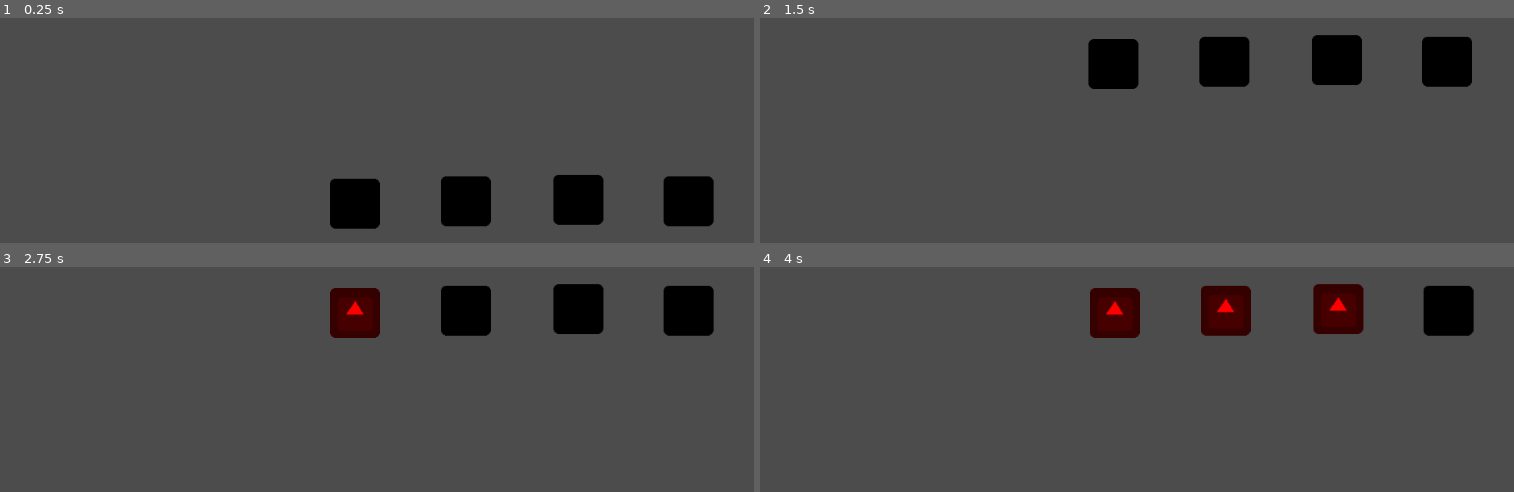
Above: before the commit, frames 1-4 (two rows, left to right).
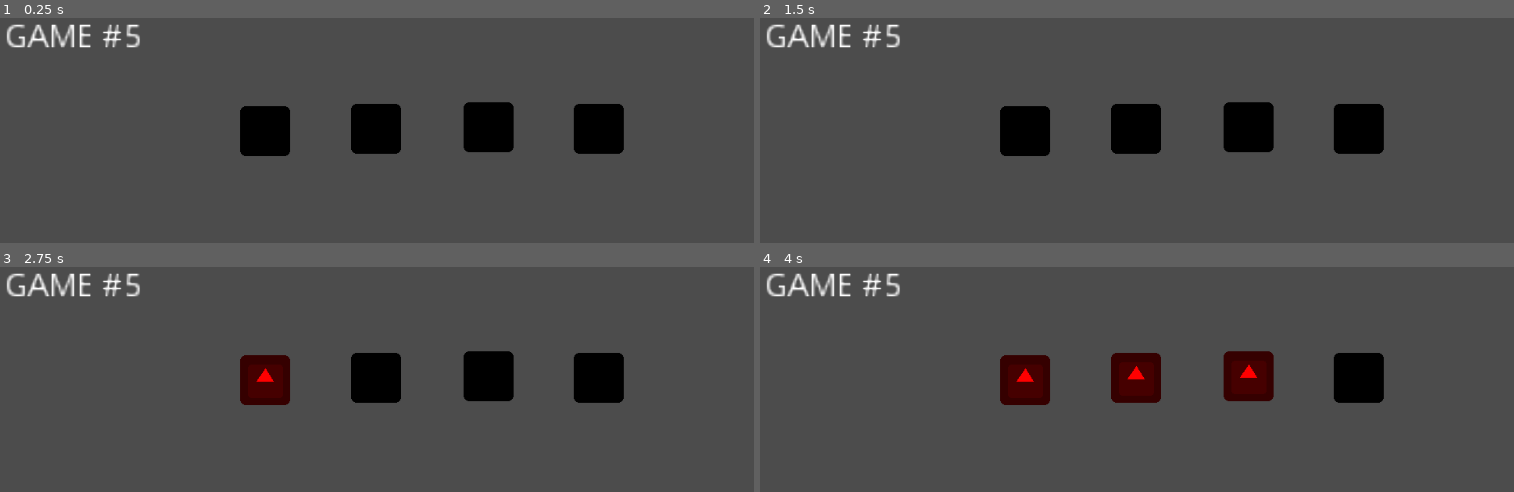
Above: after the commit, the same moments.

Repository: uspgamedev/Blueprint-Blast
Game: Godot game, scene res://test/TestRaceWithAI.tscn
Two runs of this game, one before a commit and one after it. Both use one fixed random seed, a clock stepped at 60 frames per second and the inputs below. This scene is started directly instead of the project's main scene. The engine's default icon, where the game draws it, is replaced by a stand-in: a white triangle on a blue panel in a dark square.
Inputs (mouse positions are in pixels of both pictures, inside the frame that each line leads up to):
- Up to frame 1 (0.25 s): no input
- Up to frame 2 (1.5 s): move the mouse to (1317, 207) at 0.52 s; press the mouse at (1317, 207) at 0.53 s; hold Right (ui_right) 0.53-1.28 s; move the mouse to (outside the picture) at 1.27 s; release the mouse at (outside the picture) at 1.28 s; hold A (reverse) from 1.28 s (still down); tap S (rotate_clockwise) at 1.35 s
- Up to frame 3 (2.75 s): move the mouse to (459, 377) at 2.02 s; release A (reverse) at 2.03 s; hold Right (ui_right) from 2.03 s (still down); hold W (rotate_counter_clockwise) from 2.03 s (still down)
- Up to frame 4 (4 s): tap Enter at 2.75 s; move the mouse to (outside the picture) at 2.77 s; release Right (ui_right) at 2.78 s; release W (rotate_counter_clockwise) at 2.78 s; hold D (accelerate) 2.78-3.53 s; tap Space (shoot) at 2.85, 3.5 s; move the mouse to (outside the picture) at 3.52 s; press the mouse at (outside the picture) at 3.53 s; hold Left (ui_left) from 3.53 s (still down)

The runs differ from the first frame. In frame 1, 13% of the frame differs, in the area x 0-95%, y 2-94%; in frame 2, 13%; in frame 3, 13%; in frame 4, 13%.
Error after the commit: Parse Error: The identifier "AICar" isn't declared in the current scope. (res://race/WinnerListLabel.gd:13)

Commit message:
Add winner list and Goal

Diff:
--- a/project/Global.gd
+++ b/project/Global.gd
@@ -1,6 +1,13 @@
 extends Node
 
-enum RACE_STATE {START, RACE, FINISH}
+enum RACE_STATE {START, RACE}
 
 var race_state = RACE_STATE.START
 var car_refs := []
+var winners := []
+var winner_list_gui
+
+func add_winner(car):
+	if not winners.has(car):
+		winners.append(car)
+		winner_list_gui._on_list_updated(winners)
--- a/project/ai/AICar.gd
+++ b/project/ai/AICar.gd
@@ -1,4 +1,5 @@
 extends BaseCar
+class_name AICar
 
 export var ai_force = 120
 
--- a/project/car/PlayerCarWithWheels.tscn
+++ b/project/car/PlayerCarWithWheels.tscn
@@ -1,9 +1,12 @@
-[gd_scene load_steps=4 format=2]
+[gd_scene load_steps=5 format=2]
 
 [ext_resource path="res://car/PlayerCar.gd" type="Script" id=1]
 [ext_resource path="res://car/WheelWithDull.tscn" type="PackedScene" id=2]
 
 [sub_resource type="ConvexPolygonShape2D" id=1]
+
+[sub_resource type="RectangleShape2D" id=2]
+extents = Vector2( 104.961, 71.6538 )
 
 [node name="PlayerCar" type="RigidBody2D"]
 collision_mask = 6
@@ -23,3 +26,9 @@
 
 [node name="FrontWheel" parent="." instance=ExtResource( 2 )]
 position = Vector2( 78, 40 )
+
+[node name="Area2D" type="Area2D" parent="."]
+visible = false
+
+[node name="CollisionShape2D" type="CollisionShape2D" parent="Area2D"]
+shape = SubResource( 2 )
--- a/project/race/RaceController.gd
+++ b/project/race/RaceController.gd
@@ -6,13 +6,18 @@
 	semaphore_counter += 1
 	match semaphore_counter:
 		2:
-			$Semaphore/light1.modulate = Color.red
+			$HUD/Semaphore/light1.modulate = Color.red
 		3:
-			$Semaphore/light2.modulate = Color.red
+			$HUD/Semaphore/light2.modulate = Color.red
 		4:
-			$Semaphore/light3.modulate = Color.red
+			$HUD/Semaphore/light3.modulate = Color.red
 		5:
-			$Semaphore/light4.modulate = Color.green
+			$HUD/Semaphore/light4.modulate = Color.green
 			Global.race_state = Global.RACE_STATE.RACE
 		7:
-			$Semaphore.hide()
+			$HUD/Semaphore.hide()
+
+func _on_GoalArea2D_area_entered(area):
+	var car = area.get_parent()
+	if car is BaseCar:
+		Global.add_winner(car)
--- /dev/null
+++ b/project/race/WinnerListLabel.gd
@@ -0,0 +1,18 @@
+extends RichTextLabel
+
+# Called when the node enters the scene tree for the first time.
+func _ready():
+	Global.winner_list_gui = self
+
+func _on_list_updated(winners):
+	text = "WINNERS\n"
+
+	var i = 1
+	for winner in winners:
+		text += str(i)
+		if winner is AICar:
+			text += ". PC"
+		else:
+			text += ". Player"
+		text += "\n"
+		i += 1
--- a/project/test/TestRaceWithAI.tscn
+++ b/project/test/TestRaceWithAI.tscn
@@ -1,10 +1,14 @@
-[gd_scene load_steps=6 format=2]
+[gd_scene load_steps=8 format=2]
 
 [ext_resource path="res://race/RaceController.gd" type="Script" id=1]
 [ext_resource path="res://terrain/ProceduralTerrain.tscn" type="PackedScene" id=2]
 [ext_resource path="res://car/PlayerCarWithWheels.tscn" type="PackedScene" id=3]
 [ext_resource path="res://ai/AICar.tscn" type="PackedScene" id=4]
 [ext_resource path="res://icon.png" type="Texture" id=5]
+[ext_resource path="res://race/WinnerListLabel.gd" type="Script" id=6]
+
+[sub_resource type="RectangleShape2D" id=1]
+extents = Vector2( 10, 265.026 )
 
 [node name="RaceController" type="Node"]
 script = ExtResource( 1 )
@@ -27,16 +31,28 @@
 [node name="AICar2" parent="RaceTrack" instance=ExtResource( 4 )]
 position = Vector2( 718.077, -211.549 )
 
+[node name="GoalArea2D" type="Area2D" parent="RaceTrack"]
+position = Vector2( 1066.75, -181.402 )
+
+[node name="CollisionShape2D" type="CollisionShape2D" parent="RaceTrack/GoalArea2D"]
+shape = SubResource( 1 )
+
+[node name="Polygon2D" type="Polygon2D" parent="RaceTrack/GoalArea2D"]
+position = Vector2( 13.2472, -48.5979 )
+polygon = PoolVector2Array( -20, 240, -18.0902, -283.978, 181.362, -217.193, 175.947, 301.743, 155.189, 294.523, 165.117, -81.8186, 1.76477, -161.238, -4.55273, 252.106 )
+
 [node name="SemaphoreTimer" type="Timer" parent="."]
 autostart = true
 
-[node name="Semaphore" type="Control" parent="."]
-margin_left = 0.814514
-margin_top = 119.732
-margin_right = 40.8145
-margin_bottom = 159.732
+[node name="HUD" type="CanvasLayer" parent="."]
 
-[node name="light1" type="TextureRect" parent="Semaphore"]
+[node name="Semaphore" type="Control" parent="HUD"]
+margin_left = 192.699
+margin_top = 513.524
+margin_right = 232.699
+margin_bottom = 553.524
+
+[node name="light1" type="TextureRect" parent="HUD/Semaphore"]
 modulate = Color( 0, 0, 0, 1 )
 margin_left = 139.945
 margin_top = -373.834
@@ -44,7 +60,7 @@
 margin_bottom = -373.834
 texture = ExtResource( 5 )
 
-[node name="light2" type="TextureRect" parent="Semaphore"]
+[node name="light2" type="TextureRect" parent="HUD/Semaphore"]
 modulate = Color( 0, 0, 0, 1 )
 margin_left = 282.484
 margin_top = -377.092
@@ -52,7 +68,7 @@
 margin_bottom = -313.092
 texture = ExtResource( 5 )
 
-[node name="light3" type="TextureRect" parent="Semaphore"]
+[node name="light3" type="TextureRect" parent="HUD/Semaphore"]
 modulate = Color( 0, 0, 0, 1 )
 margin_left = 425.837
 margin_top = -378.721
@@ -60,11 +76,21 @@
 margin_bottom = -314.721
 texture = ExtResource( 5 )
 
-[node name="light4" type="TextureRect" parent="Semaphore"]
+[node name="light4" type="TextureRect" parent="HUD/Semaphore"]
 modulate = Color( 0, 0, 0, 1 )
 margin_left = 566.746
 margin_top = -377.092
 margin_right = 630.746
 margin_bottom = -313.092
 texture = ExtResource( 5 )
+
+[node name="WinnerListLabel" type="RichTextLabel" parent="HUD"]
+margin_left = 30.7614
+margin_top = 32.1193
+margin_right = 227.761
+margin_bottom = 154.119
+rect_scale = Vector2( 3, 3 )
+text = "GAME #5"
+script = ExtResource( 6 )
+[connection signal="area_entered" from="RaceTrack/GoalArea2D" to="." method="_on_GoalArea2D_area_entered"]
 [connection signal="timeout" from="SemaphoreTimer" to="." method="_on_SemaphoreTimer_timeout"]
